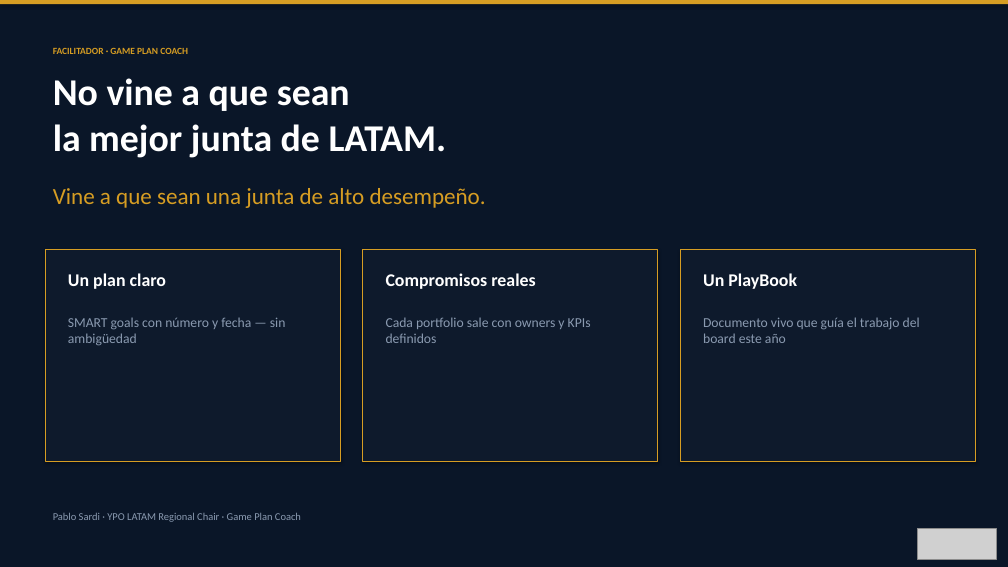
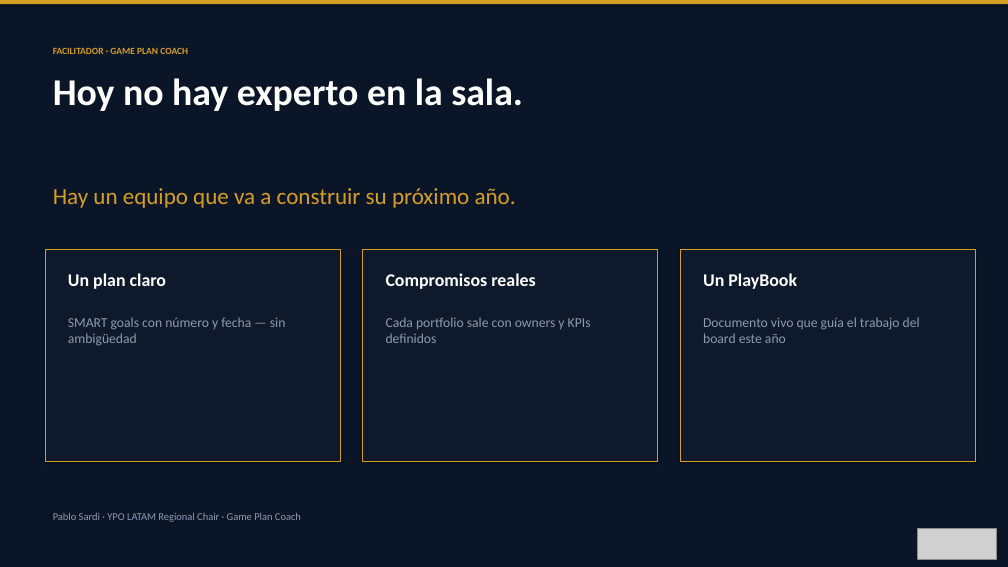
Before and after one commit to pablosardi/tableros, a slide deck: slide 2 of yng-latam-wow.pptx. Drawn at 1008x567 pixels with LibreOffice and Linux fonts; fonts in the diff are those of the drawing; grey boxes stand for pictures. Boxes give left, top, right and bottom in pixels: in the first picture for what was removed or moved away, otherwise in the second. Text is boxed around its words. In the diff, an @@ line names an element or a change of style, - is before the commit and + after.

```diff
--- a/yng-latam-wow.pptx
+++ b/yng-latam-wow.pptx
@@ text at [53, 78, 523, 111]: text changed @@
-No vine a que sean
-la mejor junta de LATAM.
+Hoy no hay experto en la sala.
@@ text at [53, 188, 516, 208]: text changed @@
-Vine a que sean una junta de alto desempeño.
+Hay un equipo que va a construir su próximo año.
```
Also in this commit, not shown: 1 other file.
